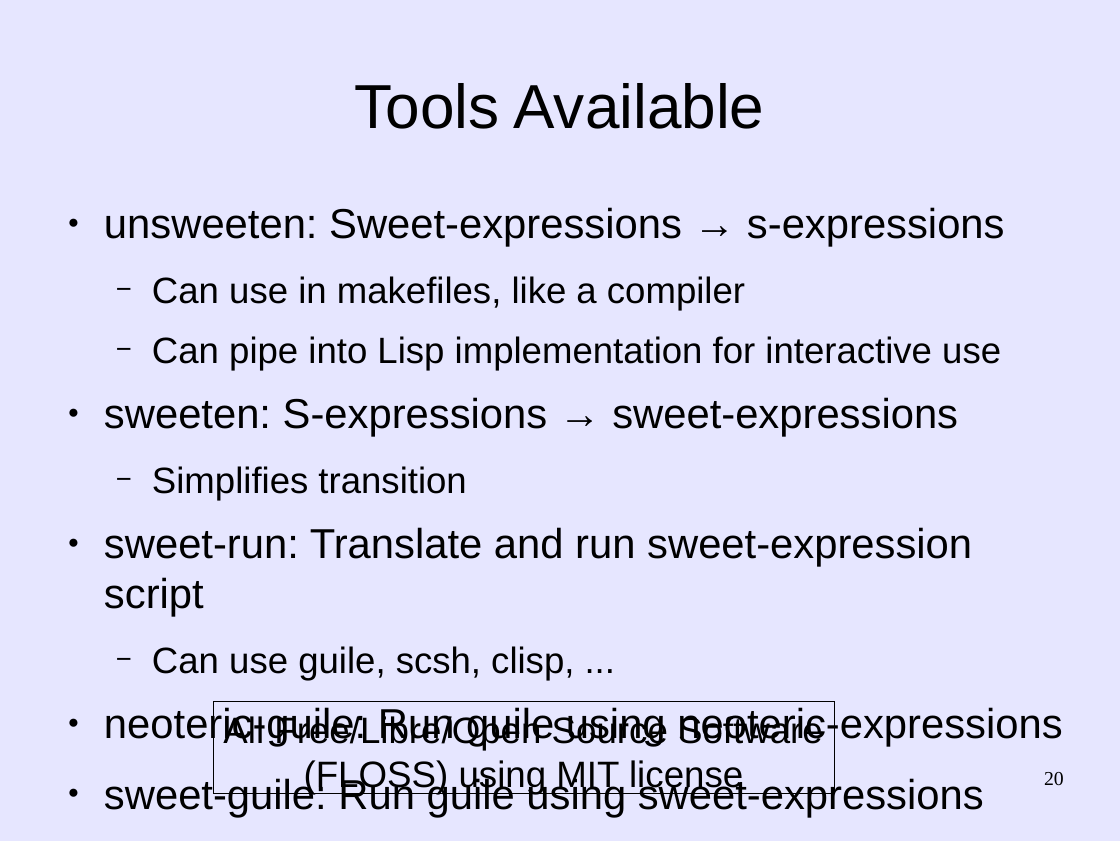
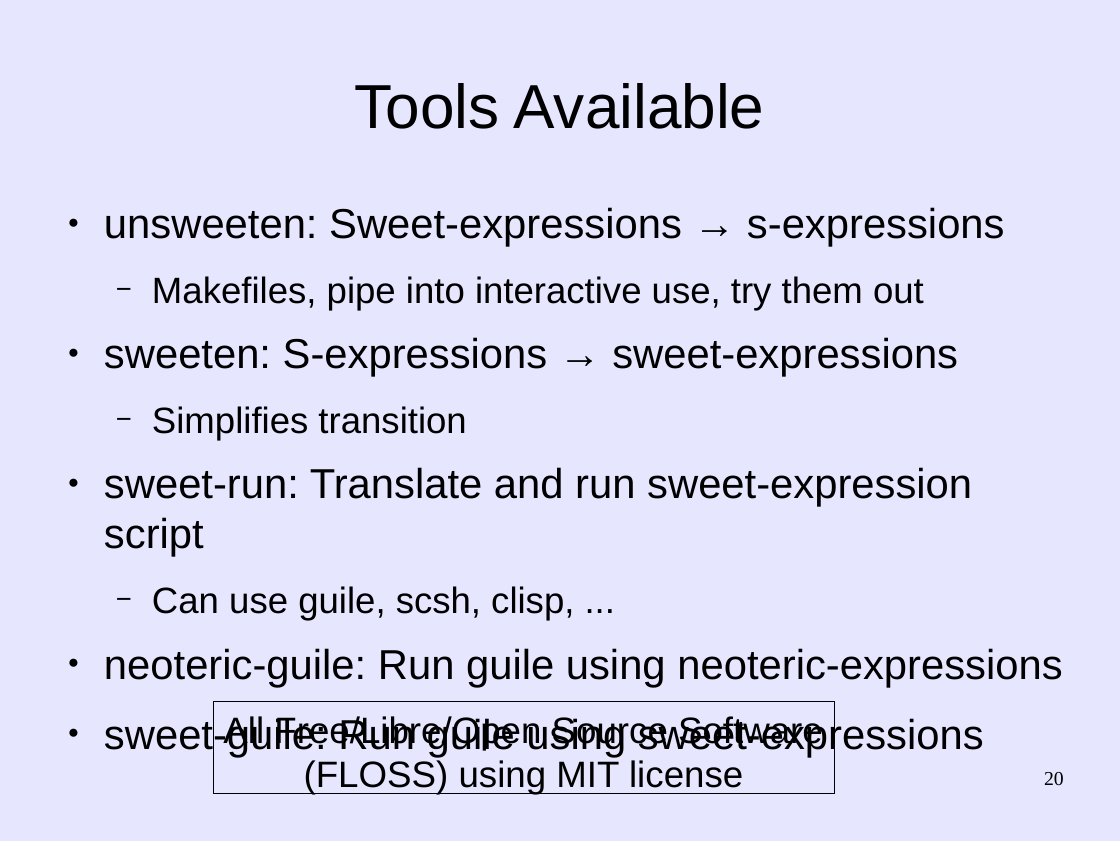
Before and after one commit to martin12333/Readable-Lisp-S-expressions, a slide deck: slide 20 of readable-s-expressions.odp. Drawn at 1120x841 pixels with LibreOffice and Linux fonts; fonts in the diff are those of the drawing. Boxes give left, top, right and bottom in pixels: in the first picture for what was removed or moved away, otherwise in the second. Text is boxed around its words. In the diff, an @@ line names an element or a change of style, - is before the commit and + after.

```diff
--- a/readable-s-expressions.odp
+++ b/readable-s-expressions.odp
@@ text at (x1=152, y1=276, x2=924, y2=310): text changed @@
-  − Can use in makefiles, like a compiler
-  − Can pipe into Lisp implementation for interactive use
+  − Makefiles, pipe into interactive use, try them out
```
Also in this commit, not shown: 4 other slides changed.
